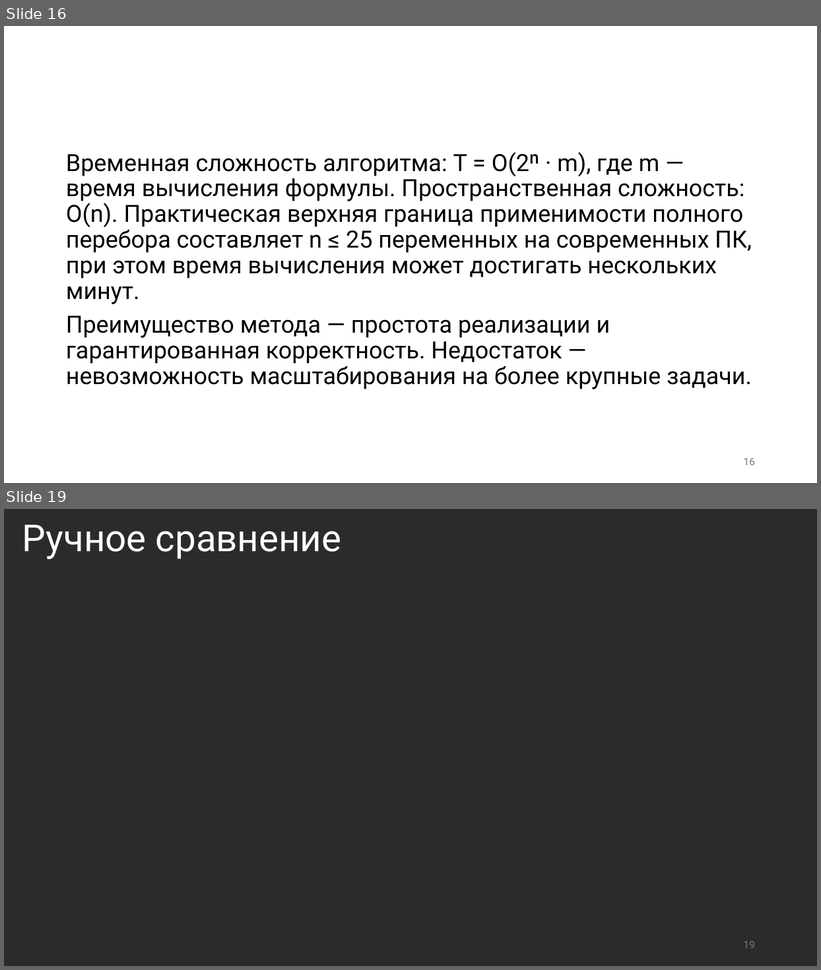
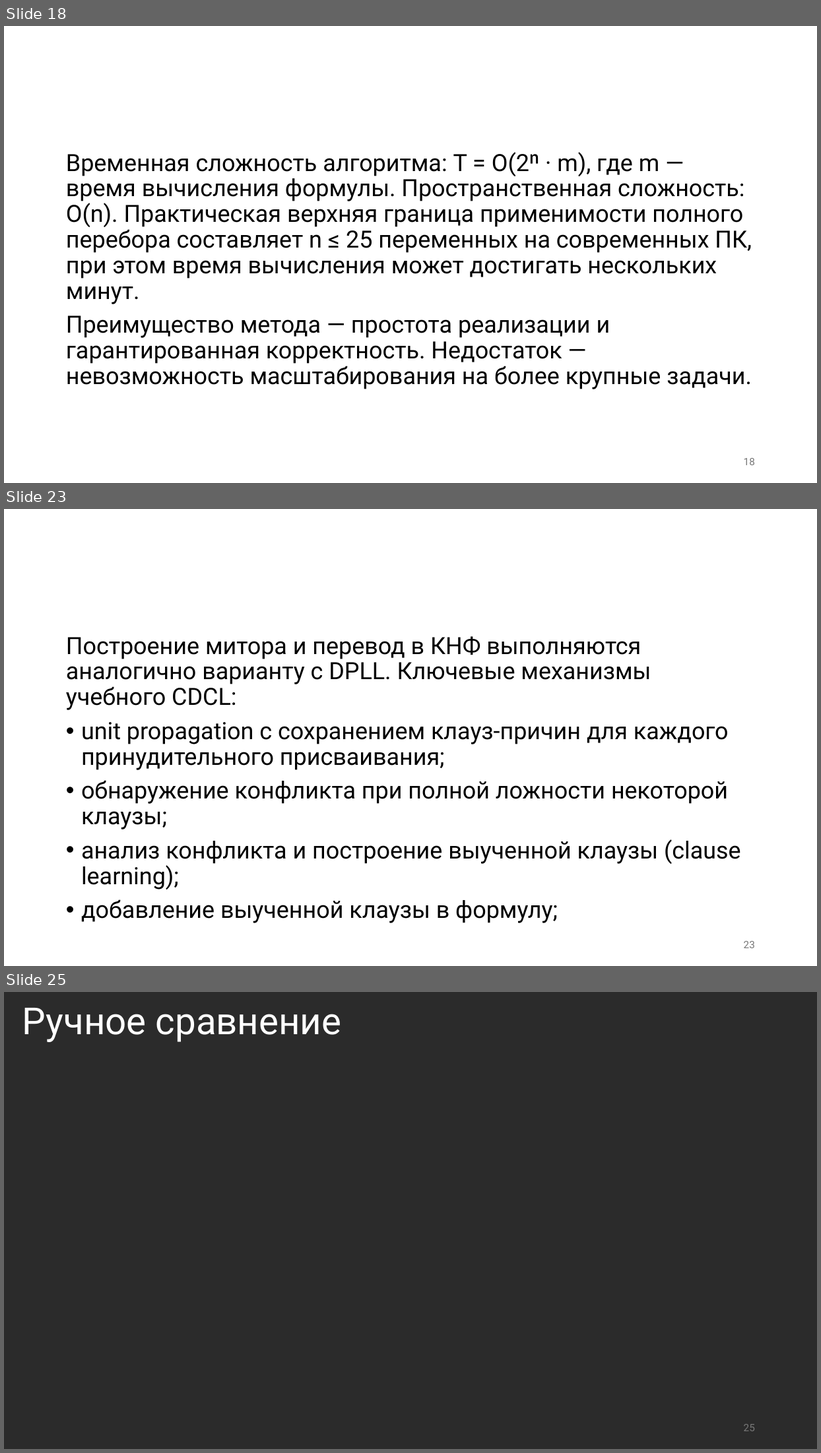
Before and after one commit to PlatonBarchenkov/SAT_Solver, a slide deck: SAT-решатели (презентация).pptx. Shown one above the other, each under a label of ours: slides 16 and 19 before the commit, slides 18, 23 and 25 after it; the slides between them are not shown. The pictures are 821x970 and 821x1453 pixels, drawn with LibreOffice and Linux fonts; fonts in the diff are those of the drawing; grey boxes stand for pictures; background and template pictures are left out; a plain dark background stands for a picture behind light text. Boxes give left, top, right and bottom in pixels: in the first picture for what was removed or moved away, otherwise in the second. Text is boxed around its words. In the diff, an @@ line names an element or a change of style, - is before the commit and + after.

```diff
--- a/SAT-решатели (презентация).pptx
+++ b/SAT-решатели (презентация).pptx
@@ slide 23 added at bbox=[4, 509, 817, 966], background picture (left out) @@
@@ text added at bbox=[66, 636, 741, 923], 28 pt, text #000000 @@
+Построение митора и перевод в КНФ выполняются аналогично варианту с DPLL. Ключевые механизмы учебного CDCL:
+• unit propagation с сохранением клауз-причин для каждого принудительного присваивания;
+• обнаружение конфликта при полной ложности некоторой клаузы;
+• анализ конфликта и построение выученной клаузы (clause learning);
+• добавление выученной клаузы в формулу;
@@ title added at bbox=[172, 683, 236, 706], 44 pt, text #FFFFFF @@
+Учебный CDCL
@@ page number added at bbox=[744, 941, 755, 949], 12 pt, text #797979 @@
+23
@@ what was slide 16 is now slide 18 @@
@@ page number at bbox=[744, 458, 755, 466]: text changed @@
-16
+18
@@ what was slide 19 is now slide 25 @@
@@ page number at bbox=[744, 1424, 755, 1432]: text changed @@
-19
+25
```
Also in this commit, not shown: 6 slides changed, 5 other slides added, 3 other files.
